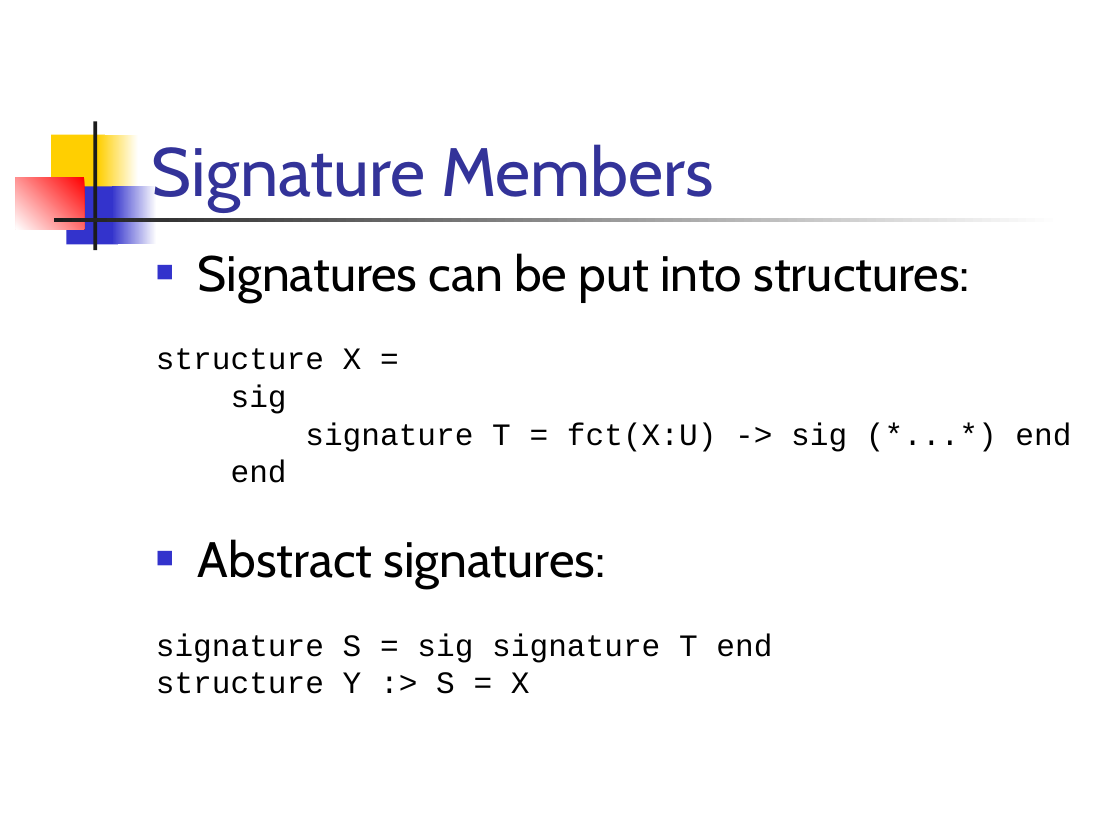
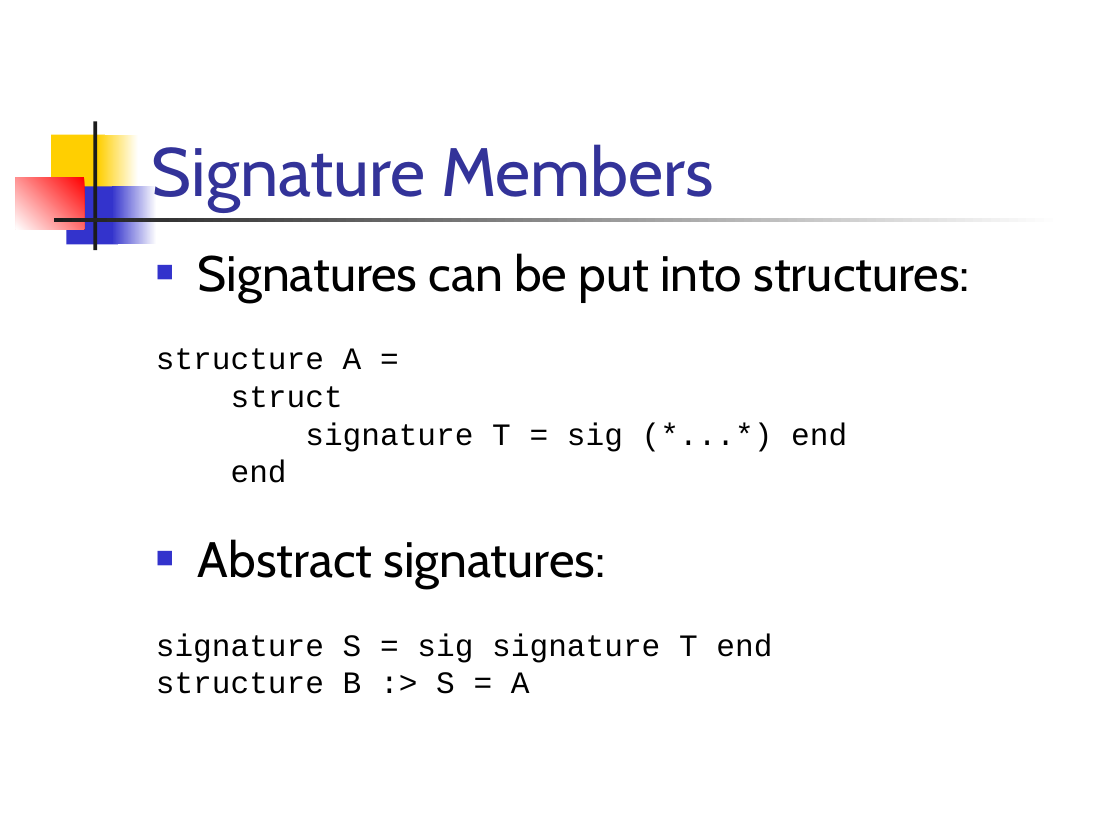
Before and after one commit to doublec/aliceml-abandoned, a slide deck: slide 10 of doc/presentations/TypesInAlice.ppt (slide 13 before the commit). Drawn at 1120x840 pixels with LibreOffice and Linux fonts; fonts in the diff are those of the drawing. Boxes give left, top, right and bottom in pixels: in the first picture for what was removed or moved away, otherwise in the second. Text is boxed around its words. In the diff, an @@ line names an element or a change of style, - is before the commit and + after.

```diff
--- a/doc/presentations/TypesInAlice.ppt
+++ b/doc/presentations/TypesInAlice.ppt
@@ text at (156,348,847,452): text changed @@
-structure X =
-sig
-signature T = fct(X:U) -> sig (*...*) end
+structure A =
+struct
+signature T = sig (*...*) end
@@ text at (156,672,530,694): text changed @@
-structure Y :> S = X
+structure B :> S = A
```
Also in this commit, not shown: 11 other slides changed.
